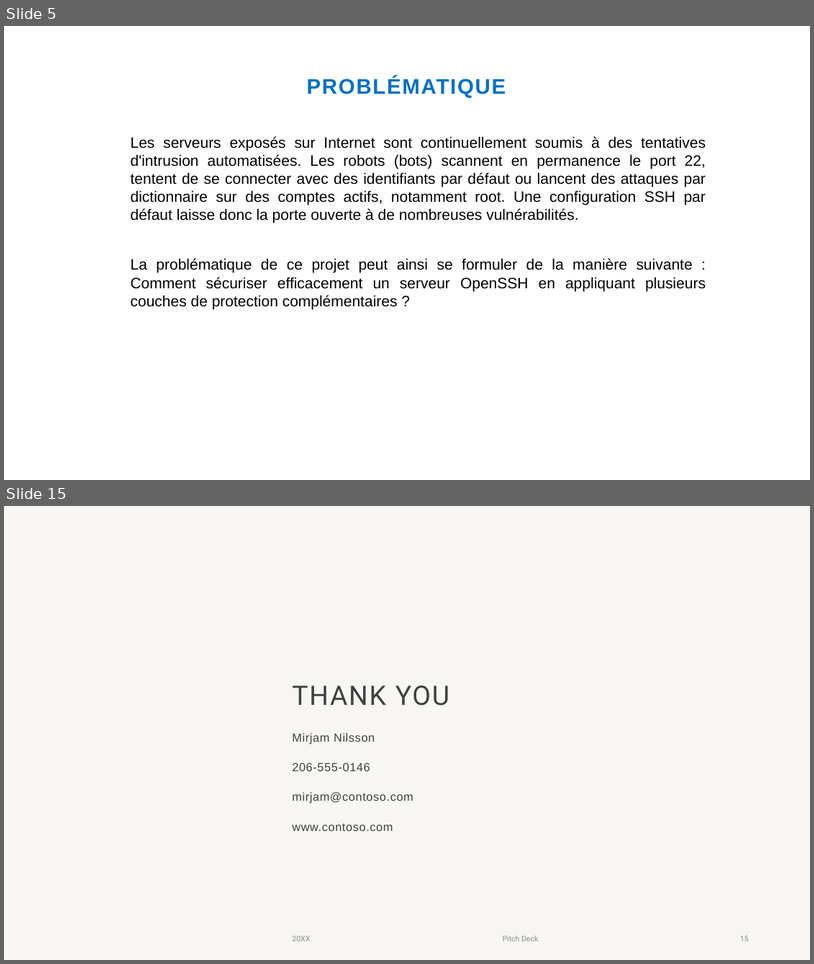
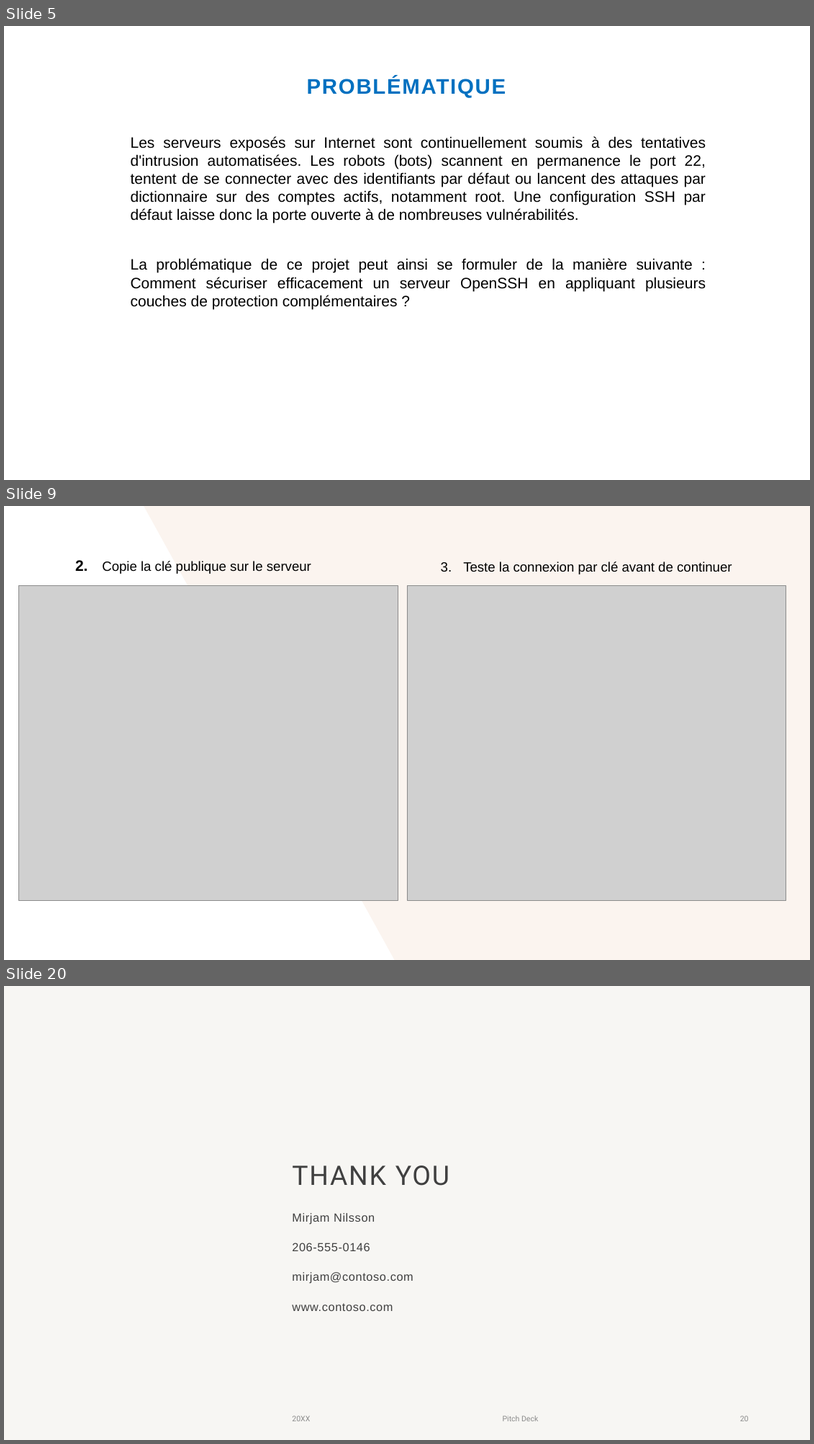
Before and after one commit to Christyy2/Projet-Final-ASI, a slide deck: Présentation-ASI.pptx. Shown one above the other, each under a label of ours: slides 5 and 15 before the commit, slides 5, 9 and 20 after it; the slides between them are not shown. The pictures are 814x964 and 814x1444 pixels, drawn with LibreOffice and Linux fonts; fonts in the diff are those of the drawing; grey boxes stand for pictures; background and template pictures are left out. Boxes give left, top, right and bottom in pixels: in the first picture for what was removed or moved away, otherwise in the second. Text is boxed around its words. In the diff, an @@ line names an element or a change of style, - is before the commit and + after.

```diff
--- a/Présentation-ASI.pptx
+++ b/Présentation-ASI.pptx
@@ slide 9 added at box(4, 506, 810, 960), background #FFFFFF @@
@@ freeform shape added at box(144, 506, 810, 960), fill #FBF4EF @@
@@ text added at box(102, 561, 311, 574), 16 pt, text #000000 @@
+2. Copie la clé publique sur le serveur
@@ text added at box(463, 561, 733, 574), 16 pt, text #000000 @@
+3. Teste la connexion par clé avant de continuer
@@ picture added at box(19, 585, 399, 900) @@
@@ picture added at box(407, 585, 787, 900) @@
@@ what was slide 15 is now slide 20 @@
@@ page number at box(741, 1415, 749, 1421): text changed @@
-15
+20
```
Also in this commit, not shown: 9 slides changed, 5 other slides added, 1 slide removed.
